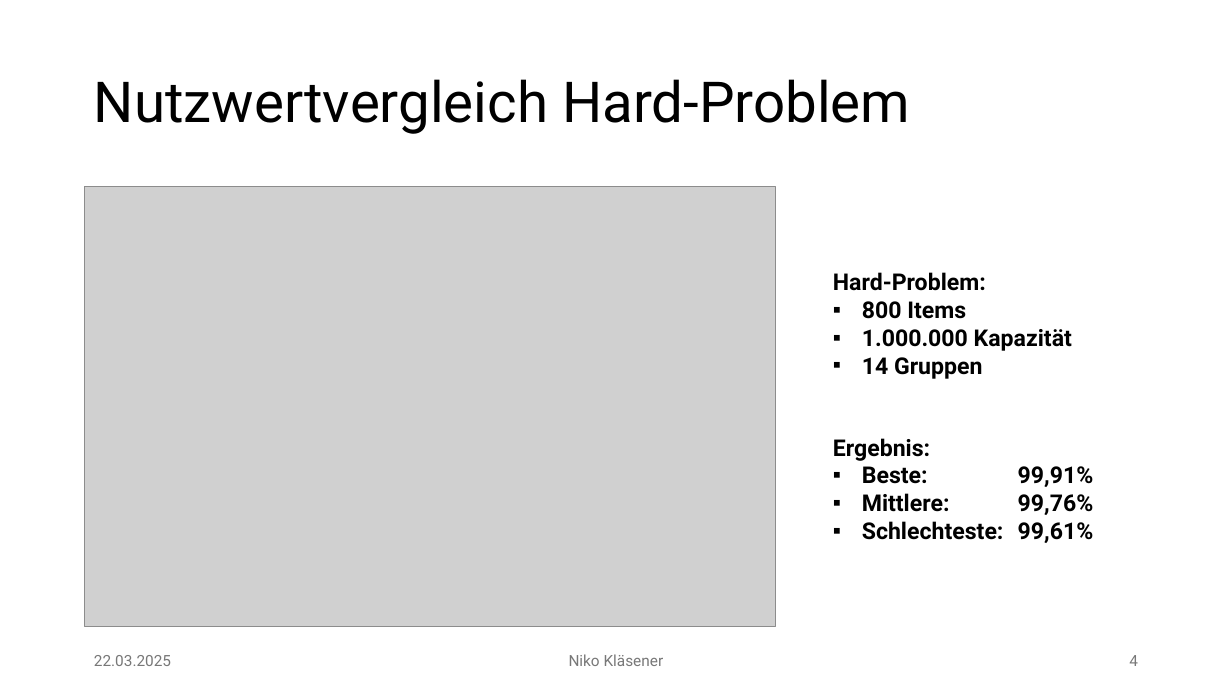
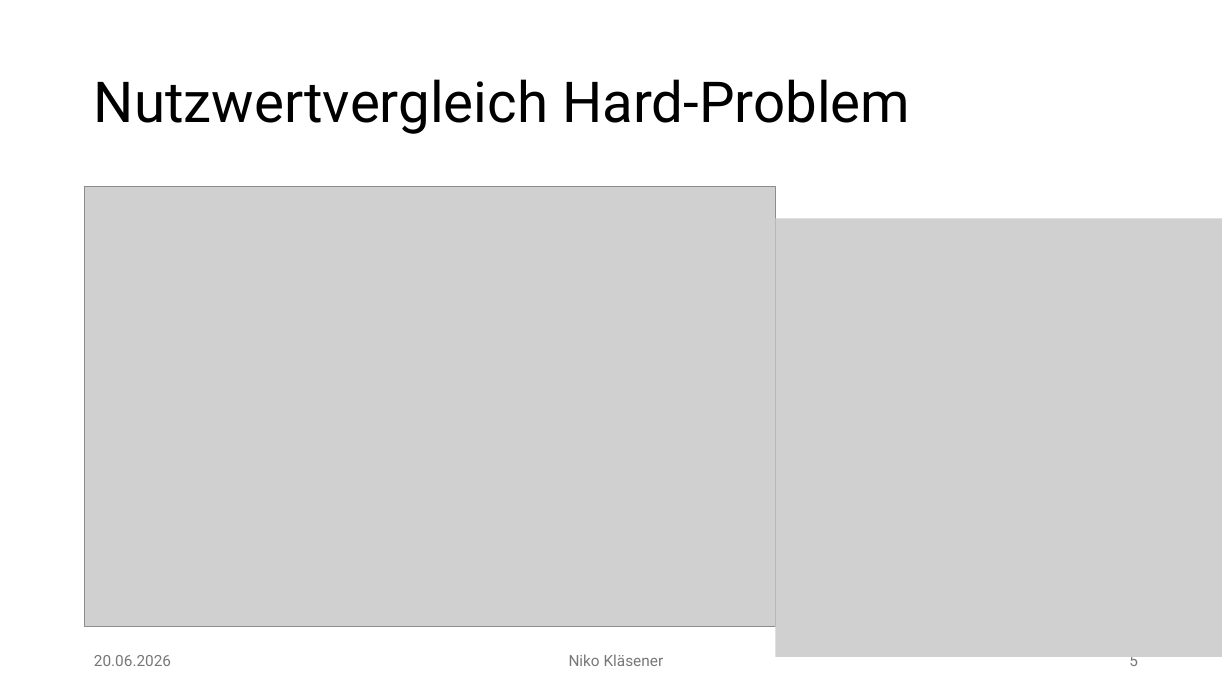
Before and after one commit to Niggo1299/BMO-Projekt, a slide deck: slide 5 of BMO-Projekt.pptx (slide 4 before the commit). Drawn at 1232x693 pixels with LibreOffice and Linux fonts; fonts in the diff are those of the drawing; grey boxes stand for pictures; background and template pictures are left out. Boxes give left, top, right and bottom in pixels: in the first picture for what was removed or moved away, otherwise in the second. Text is boxed around its words. In the diff, an @@ line names an element or a change of style, - is before the commit and + after.

```diff
--- a/BMO-Projekt.pptx
+++ b/BMO-Projekt.pptx
@@ picture added at bbox=[775, 218, 1222, 657] @@
@@ text removed at bbox=[833, 272, 1072, 379] @@
-Hard-Problem:
-▪ 800 Items
-▪ 1.000.000 Kapazität
-▪ 14 Gruppen
@@ text removed at bbox=[833, 438, 1094, 543] @@
-Ergebnis:
-▪ Beste: 99,91%
-▪ Mittlere: 99,76%
-▪ Schlechteste: 99,61%
@@ text at bbox=[94, 655, 171, 666]: text changed @@
-22.03.2025
+20.06.2026
@@ page number at bbox=[1129, 657, 1138, 666]: text changed @@
-4
+5
```
Also in this commit, not shown: 8 other slides changed, 1 slide added, 29 other files.
